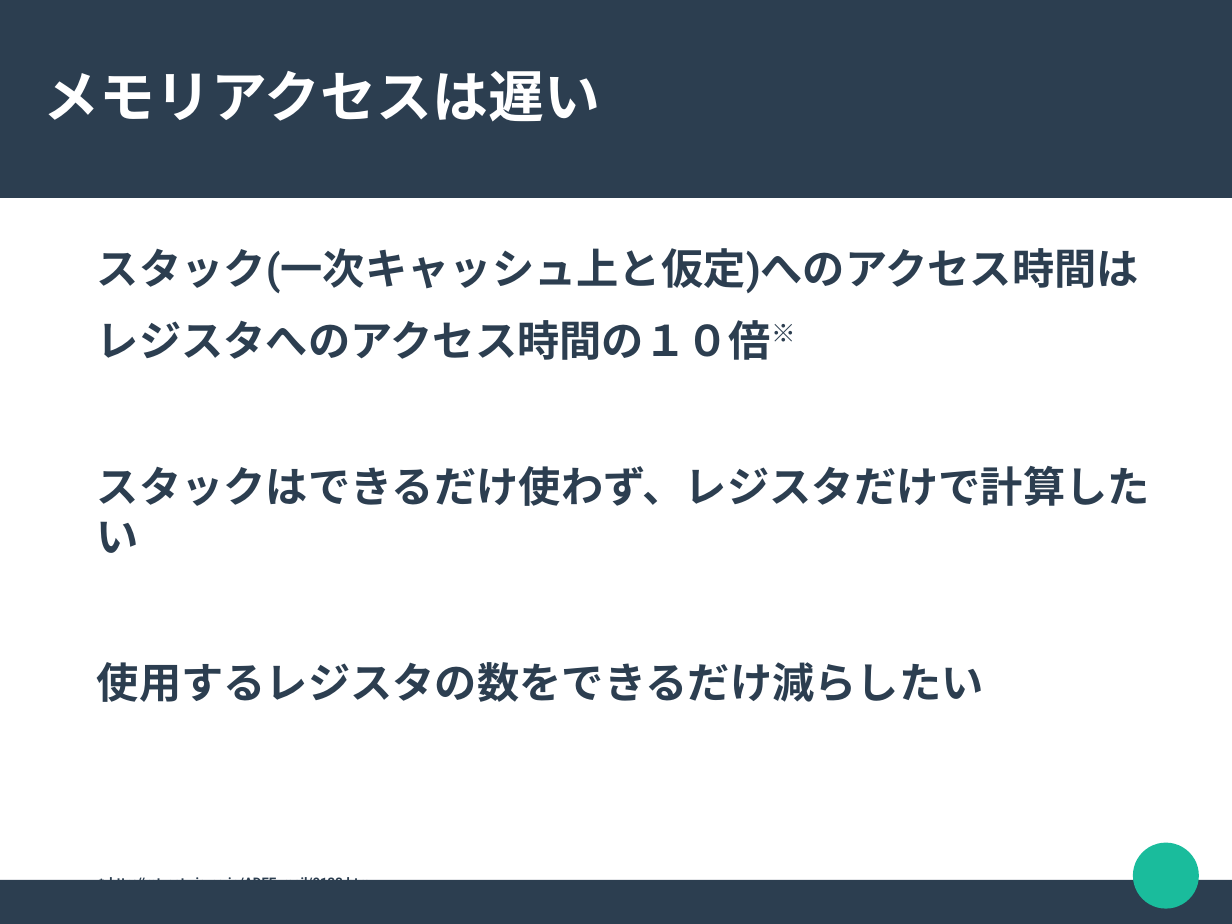
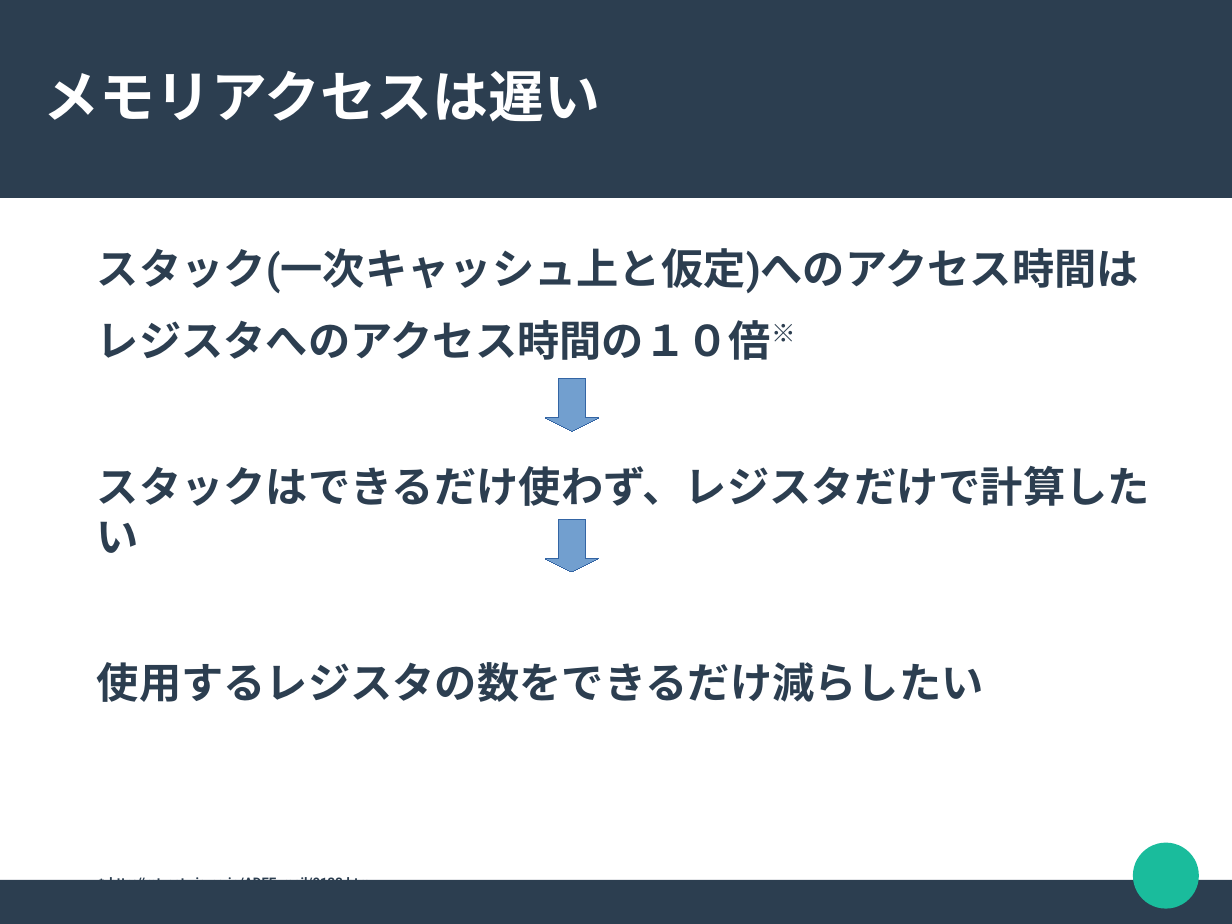
Before and after one commit to akawashiro/hml, a slide deck: slide 6 of hml.odp. Drawn at 1232x924 pixels with LibreOffice and Linux fonts; fonts in the diff are those of the drawing. Boxes give left, top, right and bottom in pixels: in the first picture for what was removed or moved away, otherwise in the second. Text is boxed around its words. In the diff, an @@ line names an element or a change of style, - is before the commit and + after.

```diff
--- a/hml.odp
+++ b/hml.odp
@@ down arrow added at <box>546,379,598,432</box>, fill #729FCF, outline #3465A4 0 pt @@
@@ down arrow added at <box>546,520,598,572</box>, fill #729FCF, outline #3465A4 0 pt @@
```
Also in this commit, not shown: 1 other slide changed, 6 slides added, 4 slides removed.
